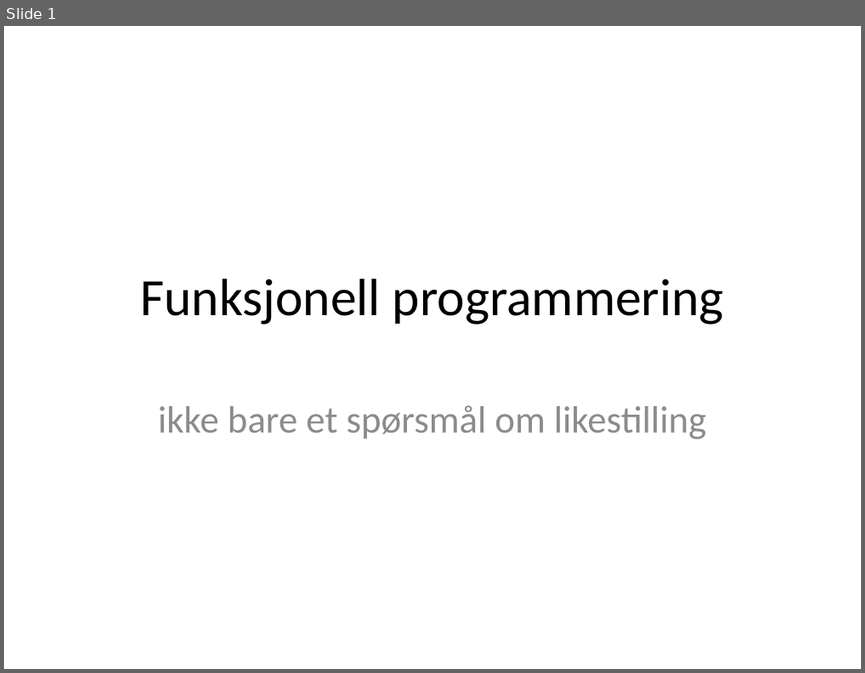
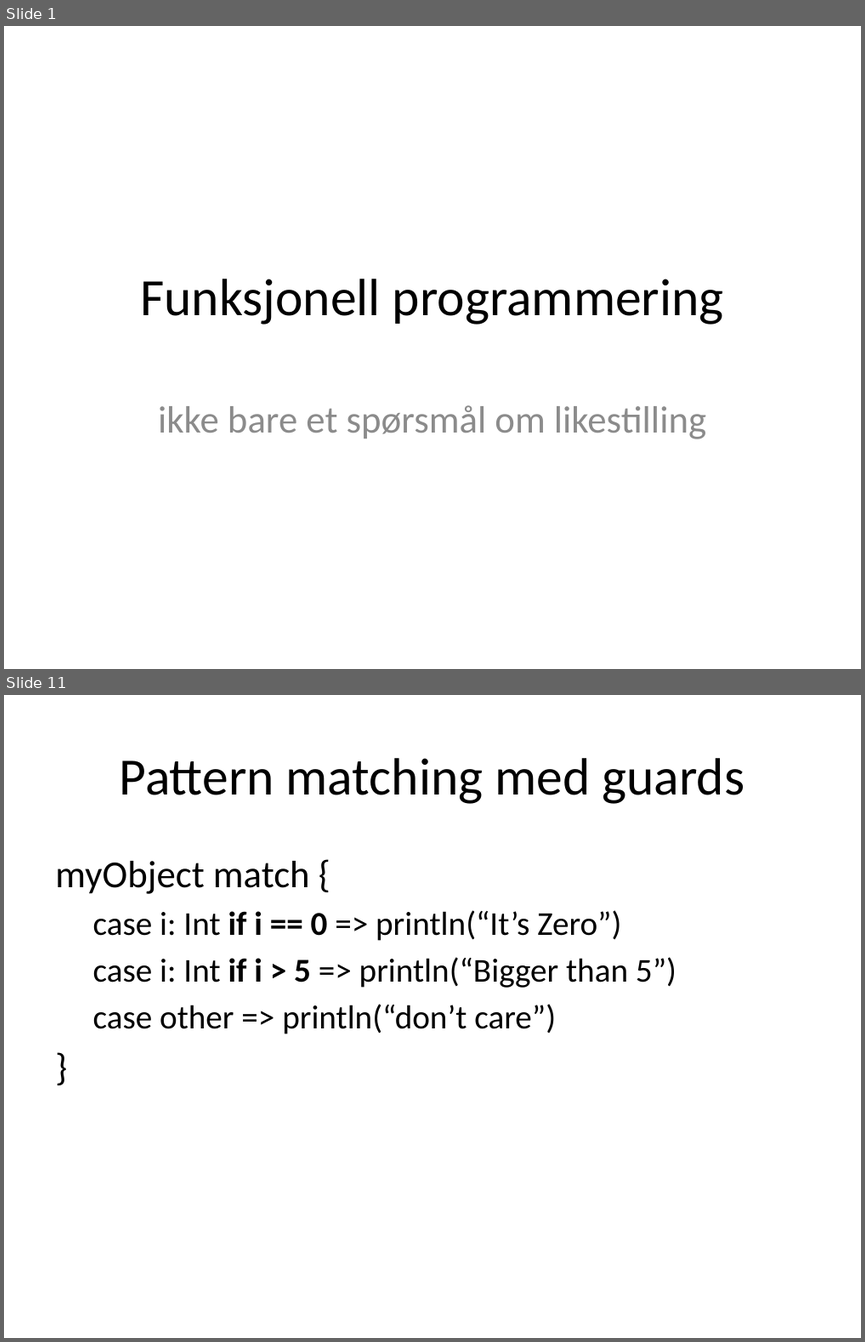
Before and after one commit to janeriksvendsen/functionalprogramming0, a slide deck: presentation/FunctionalProgramming0.pptx. Shown one above the other, each under a label of ours: slide 1 before the commit, slides 1 and 11 after it; the slides between them are not shown. The pictures are 865x673 and 865x1342 pixels, drawn with LibreOffice and Linux fonts; fonts in the diff are those of the drawing. Boxes give left, top, right and bottom in pixels: in the first picture for what was removed or moved away, otherwise in the second. Text is boxed around its words. In the diff, an @@ line names an element or a change of style, - is before the commit and + after.

```diff
--- a/presentation/FunctionalProgramming0.pptx
+++ b/presentation/FunctionalProgramming0.pptx
@@ slide 11 added at (x1=4, y1=695, x2=861, y2=1338), background #FFFFFF @@
@@ title added at (x1=120, y1=758, x2=744, y2=804), 44 pt, text #000000 @@
+Pattern matching med guards
@@ text added at (x1=55, y1=861, x2=676, y2=1034), 28 pt, text #000000 @@
+myObject match {
+  case i: Int if i == 0 => println(“It’s Zero”)
+  case i: Int if i > 5 => println(“Bigger than 5”)
+  case other => println(“don’t care”)
+}
```
Also in this commit, not shown: 3 slides changed, 10 other slides added, 3 slides removed, 1 other file.
